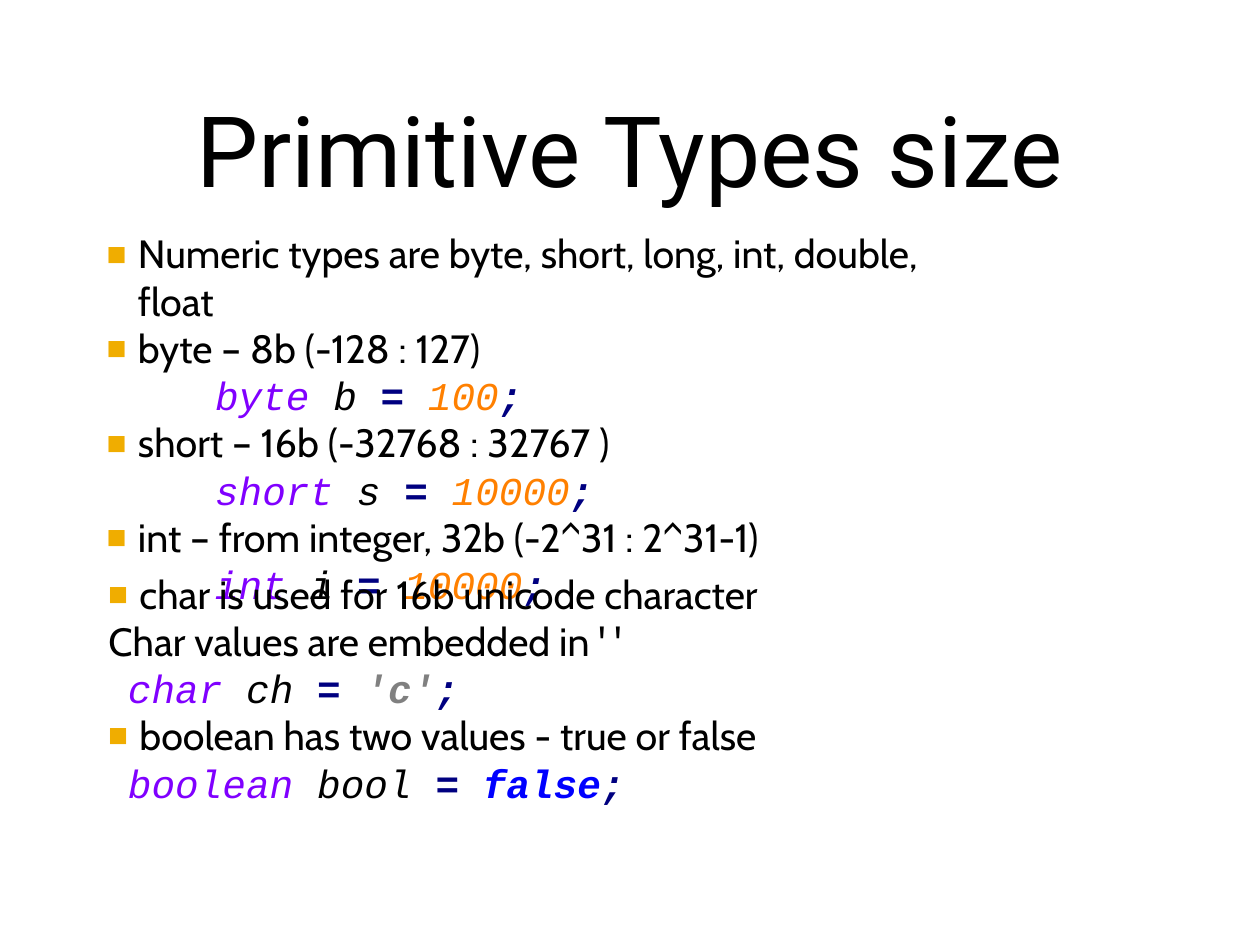
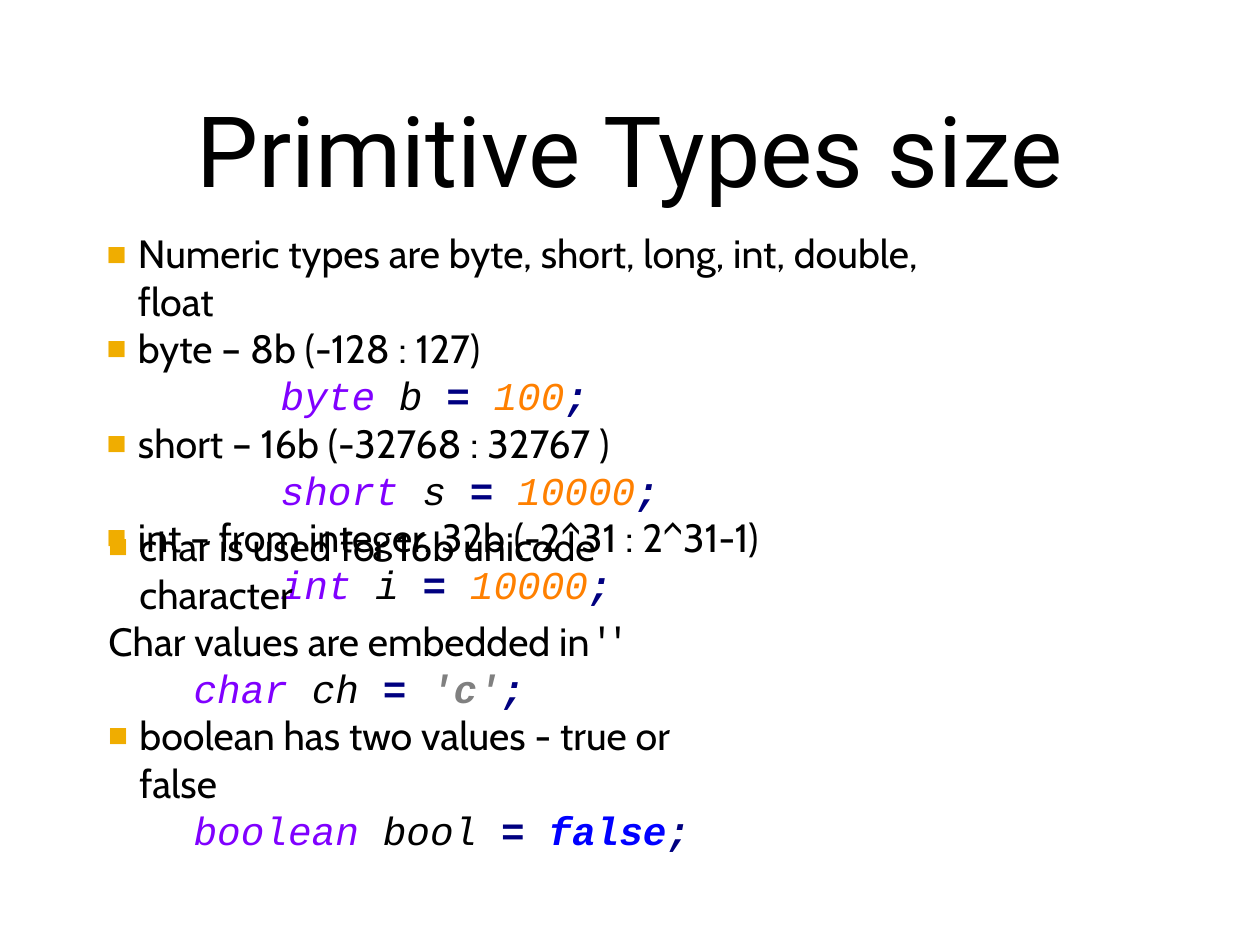
Before and after one commit to PragmaticBG/JavaCourse, a slide deck: slide 5 of 1 Java Basics summary.pptx (slide 4 before the commit). Drawn at 1260x945 pixels with LibreOffice and Linux fonts; fonts in the diff are those of the drawing. Boxes give left, top, right and bottom in pixels: in the first picture for what was removed or moved away, otherwise in the second. Text is boxed around its words. In the diff, an @@ line names an element or a change of style, - is before the commit and + after.

```diff
--- a/1 Java Basics summary.pptx
+++ b/1 Java Basics summary.pptx
@@ text at (138, 382, 659, 606): indent changed @@
@@ text at (108, 626, 690, 852): indent changed @@
```
Also in this commit, not shown: 4 other slides changed, 2 slides added, 3 other files.
